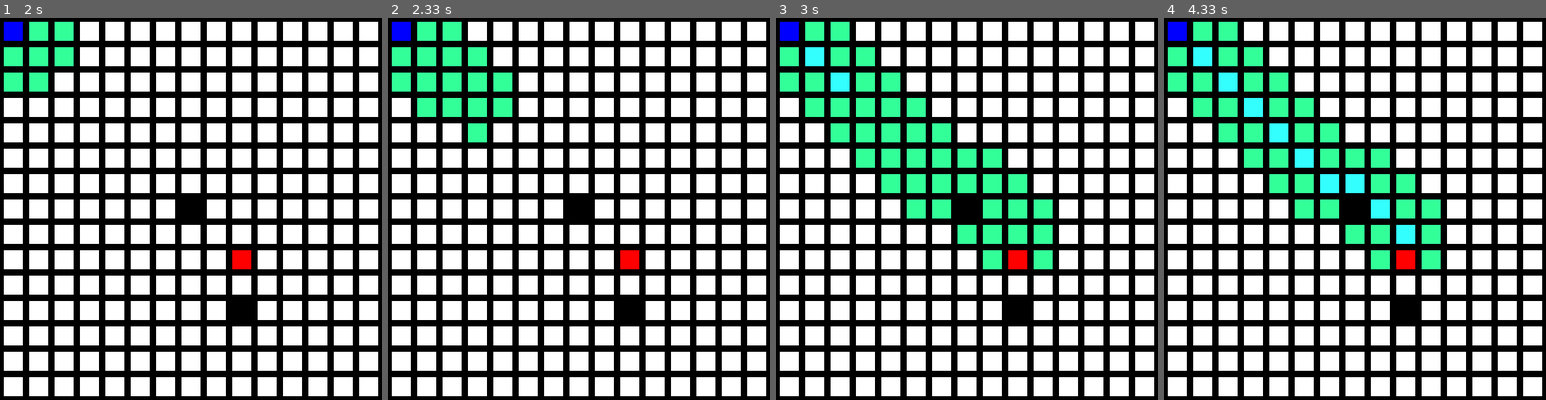
Above: before the commit, frames 1-4 (left to right).
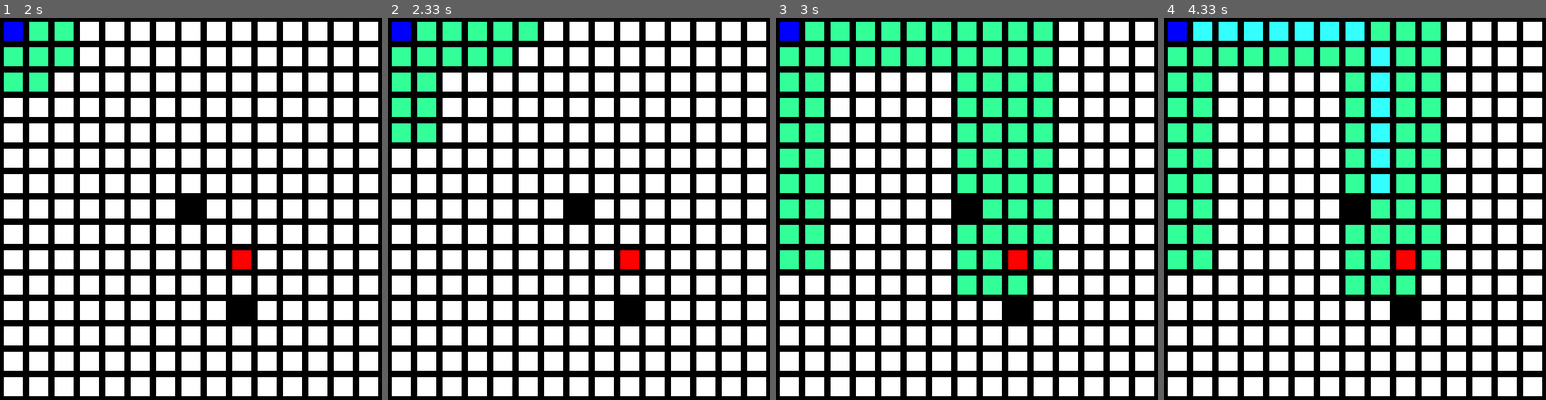
Above: after the commit, the same moments.

Repository: 2chainzbear/pygamepath
Game: pygame game, started from pathfinding.py
Same seed, same stepped clock (60 frames per second), same inputs: the game is played once before the commit and once after it.
Inputs (mouse positions are in pixels of both pictures, inside the frame that each line leads up to):
- Up to frame 1 (2 s): click (191, 209) at 0.38 s; click (229, 293) at 0.72 s; tap P at 1 s
- Up to frame 2 (2.33 s): no input
- Up to frame 3 (3 s): no input
- Up to frame 4 (4.33 s): no input

Frame 1 is identical in both runs. In frame 2, 3.5% of the frame differs, in the area x 0-40%, y 0-33%; in frame 3, 17%; in frame 4, 19%, in the area x 0-73%, y 0-73%.

Commit message:
made path not prioritize diagonal travel

Diff:
--- a/pathfinding.py
+++ b/pathfinding.py
@@ -78,7 +78,7 @@
 
             node_position = (current_node.position[0] + new_position[0], current_node.position[1] + new_position[1])
             # Make sure within range
-            if node_position[0] > len(grid)-1 or node_position[0] < 0 or node_position[1] > len(grid)-1 or node_position[1] < 0:
+            if node_position[0] > (len(grid)-1) or node_position[0] < 0 or node_position[1] > (len(grid)-1) or node_position[1] < 0:
                 continue
 
             # Make sure walkable terrain
@@ -93,26 +93,35 @@
                     if grid[node_position[0]-new_position[0]][node_position[1]] == 1 and grid[node_position[0]][node_position[1]-new_position[1]] == 1:
                             continue
             # Create new node
+            #distance = ((new_node.position[0]-end_node.position[0])**2)+((new_node.position[1]-end_node.position[1])**2)
 
 
             if new_position not in[(1,1),(-1,1),(-1,-1),(1,-1)]:
                 new_node = Node(current_node, node_position)
                 new_node.g = current_node.g + 1
+                new_node.h += math.sqrt((abs(new_node.position[0]-end_node.position[0])**2)+(abs(new_node.position[1]-end_node.position[1])**2))
             else:
                 new_node = Node(current_node, node_position)
                 new_node.g = current_node.g + math.sqrt(2)
+                new_node.h = math.sqrt(1+(abs(new_node.position[0]-end_node.position[0]))**2)+((abs(new_node.position[1]-end_node.position[1])**2))
             if node_position not in checkedlist:
                 checkedlist.append(node_position)
             for closed_child in closedlist:
-                if new_node.position == closed_child.position:
+                if new_node.position == closed_child.position and new_node.g>closed_child.g:
                     continue
             if new_node not in openlist:
-                new_node.h = ((new_node.position[0]-end_node.position[0])**2)+((new_node.position[1]-end_node.position[1])**2)
+                dx1 = new_node.position[0] - end_node.position[0]
+                dy1 = new_node.position[1] - end_node.position[1]
+                dx2 = start[0] - end[0]
+                dy2 = start[1] - end[1]
+                cross = abs(dx1*dy2-dx2*dy2)
+
                 new_node.f = new_node.g + new_node.h
                 openlist.append(new_node)
             for openchild in openlist:
                 if openchild == new_node and new_node.g > openchild.g:
                     continue
+
 
         count += 1
     raise ValueError
